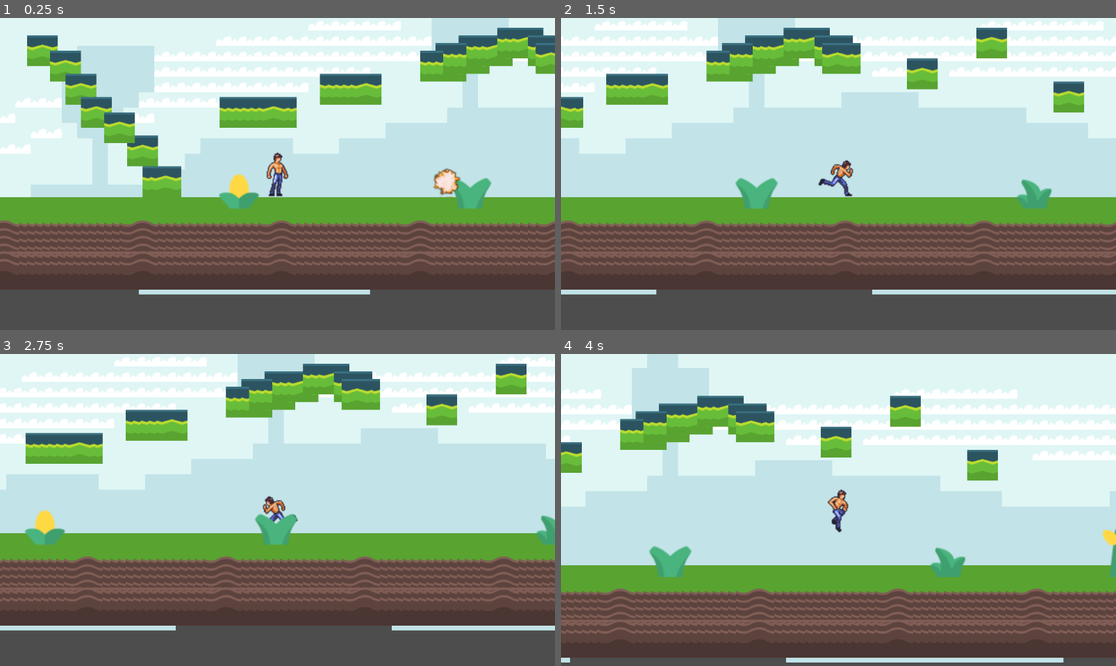
Above: before the commit, frames 1-4 (two rows, left to right).
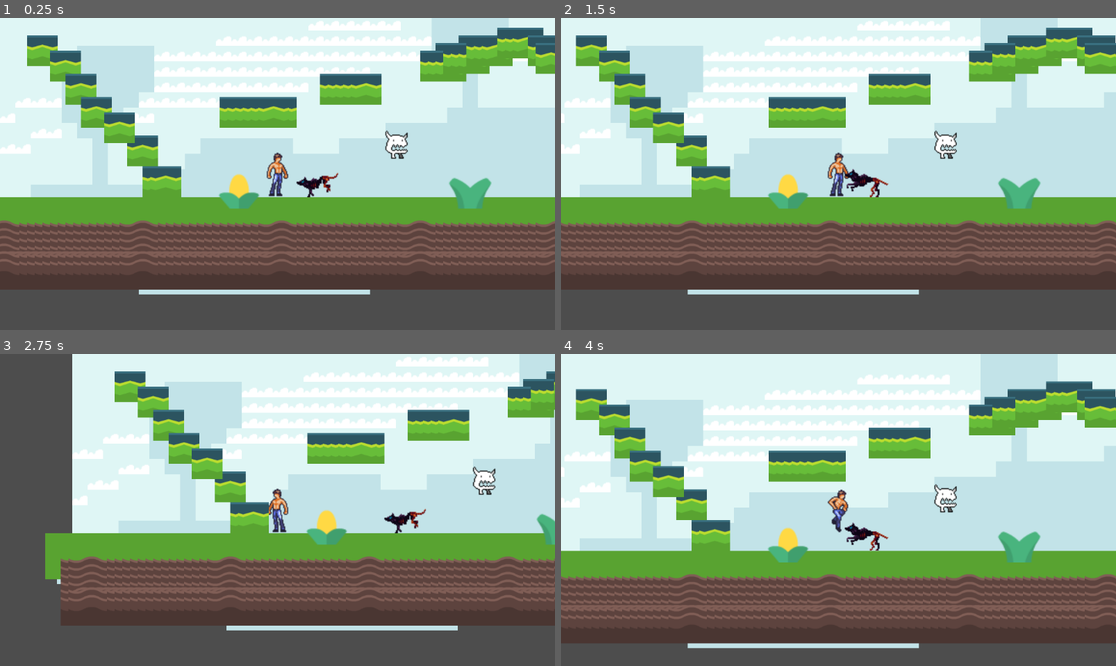
Above: after the commit, the same moments.

Repository: Allan-Mance/2D-Platformer
Game: Godot game, scene res://game.tscn
Two runs of this game, one before a commit and one after it. Both use one fixed random seed, a clock stepped at 60 frames per second and the inputs below.
Inputs:
- Up to frame 1 (0.25 s): no input
- Up to frame 2 (1.5 s): hold D (Right) from 0.53 s (still down); tap Space (Attack) at 0.6, 1.35 s; tap W (Jump) at 0.77 s
- Up to frame 3 (2.75 s): tap W (Jump) at 1.52 s; release D (Right) at 2.03 s; hold A (Left) from 2.03 s (still down); tap Space (Attack) at 2.1 s
- Up to frame 4 (4 s): release A (Left) at 2.78 s; hold D (Right) from 2.78 s (still down); tap Space (Attack) at 2.85, 3.6 s; tap W (Jump) at 3.02, 3.77 s

The runs differ from the first frame. In frame 1, 0.8% of the frame differs, in the area x 53-83%, y 36-58%; in frame 2, 36%; in frame 3, 43%; in frame 4, 53%, in the area x 0-100%, y 0-99%.

Commit message:
Add other monster

Diff:
--- /dev/null
+++ b/Enemy/CharacterBody2D.gd
@@ -0,0 +1,20 @@
+extends Node
+
+@onready var SM = get_parent()
+@onready var enemy = get_node("../..")
+
+func _ready():
+	await enemy.ready
+
+func start():
+	enemy.set_animation("Moving")
+
+func physics_process(_delta):
+	if enemy.should_attack():
+		SM.set_state("Attack")
+	else:
+		enemy.velocity.x = enemy.direction * enemy.walking
+		if enemy.position.x > enemy.path[1].x:
+			enemy.velocity.x = -1*abs(enemy.walking)
+		if enemy.position.x < enemy.path[0].x:
+			enemy.velocity.x = abs(enemy.velocity.x)
--- a/Enemy/Die.gd
+++ b/Enemy/Die.gd
@@ -5,7 +5,6 @@
 
 func _ready():
 	await enemy.ready
-	enemy.set_animation("Die")
 
 func start():
 	enemy.velocity = Vector2.ZERO
--- /dev/null
+++ b/Enemy/monster.tscn
@@ -0,0 +1,61 @@
+[gd_scene load_steps=10 format=3 uid="uid://cupfiba6i60a6"]
+
+[ext_resource type="Script" path="res://Enemy/CharacterBody2D.gd" id="1_tyvyi"]
+[ext_resource type="Texture2D" uid="uid://cgkyodv47oyqq" path="res://Assets/mon1_sprite.png" id="2_jrjk3"]
+
+[sub_resource type="AtlasTexture" id="AtlasTexture_qsfiq"]
+atlas = ExtResource("2_jrjk3")
+region = Rect2(0, 0, 50, 50)
+
+[sub_resource type="AtlasTexture" id="AtlasTexture_bd2ru"]
+atlas = ExtResource("2_jrjk3")
+region = Rect2(50, 0, 50, 50)
+
+[sub_resource type="AtlasTexture" id="AtlasTexture_p0xks"]
+atlas = ExtResource("2_jrjk3")
+region = Rect2(100, 0, 50, 50)
+
+[sub_resource type="AtlasTexture" id="AtlasTexture_b6ybu"]
+atlas = ExtResource("2_jrjk3")
+region = Rect2(150, 0, 50, 50)
+
+[sub_resource type="AtlasTexture" id="AtlasTexture_18a0p"]
+atlas = ExtResource("2_jrjk3")
+region = Rect2(200, 0, 50, 50)
+
+[sub_resource type="SpriteFrames" id="SpriteFrames_osn54"]
+animations = [{
+"frames": [{
+"duration": 1.0,
+"texture": SubResource("AtlasTexture_qsfiq")
+}, {
+"duration": 1.0,
+"texture": SubResource("AtlasTexture_bd2ru")
+}, {
+"duration": 1.0,
+"texture": SubResource("AtlasTexture_p0xks")
+}, {
+"duration": 1.0,
+"texture": SubResource("AtlasTexture_b6ybu")
+}, {
+"duration": 1.0,
+"texture": SubResource("AtlasTexture_18a0p")
+}],
+"loop": true,
+"name": &"Moving",
+"speed": 5.0
+}]
+
+[sub_resource type="RectangleShape2D" id="RectangleShape2D_v6oos"]
+size = Vector2(24, 31)
+
+[node name="Monster" type="CharacterBody2D"]
+script = ExtResource("1_tyvyi")
+
+[node name="AnimatedSprite2D" type="AnimatedSprite2D" parent="."]
+sprite_frames = SubResource("SpriteFrames_osn54")
+animation = &"Moving"
+
+[node name="CollisionShape2D" type="CollisionShape2D" parent="."]
+position = Vector2(-2, 0.5)
+shape = SubResource("RectangleShape2D_v6oos")
--- a/Enemy/wolf.tscn
+++ b/Enemy/wolf.tscn
@@ -184,6 +184,7 @@
 sprite_frames = SubResource("SpriteFrames_acr70")
 animation = &"Moving"
 autoplay = "Moving"
+frame_progress = 0.964034
 
 [node name="CollisionShape2D" type="CollisionShape2D" parent="."]
 position = Vector2(1.5, 0.5)
--- a/Player/Player.gd
+++ b/Player/Player.gd
@@ -39,4 +39,5 @@
 	else:
 		velocity.x = move_toward(velocity.x, 0, SPEED)
 
+
 	move_and_slide()
--- a/Wolf.gd
+++ b/Wolf.gd
@@ -2,13 +2,13 @@
 
 @onready var SM = $StateMachine
 
-@export var walking = 500
+@export var walking = 300
 @export var running = 500
 @export var jump = 1200
 var direction = 1
 
 func _ready():
-	velocity.x = running
+	velocity.x = -running
 	SM.set_state("Move")
 
 func _physics_process(_delta):
@@ -27,9 +27,6 @@
 	if $AnimatedSprite2D.sprite_frames.has_animation(anim): $AnimatedSprite2D.play(anim)
 	else: $AnimatedSprite2D.play()
 
-func damage():
-	if SM.state_name != "Die":
-		SM.set_state("Die")
 
 func attack_target():
 	if $Attack.is_colliding():
@@ -39,10 +36,3 @@
 func _on_AnimatedSprite_animation_finished():
 	if SM.state_name == "Attack":
 		SM.set_state("Move")
-	if SM.state_name == "Die":
-		queue_free()
-
-
-func _on_Above_and_Below_body_entered(body):
-	if body.name == "Player" and SM.state_name != "Die":
-		body.die()
--- a/game.tscn
+++ b/game.tscn
@@ -6,6 +6,7 @@
 [ext_resource type="Texture2D" uid="uid://c87hu5t4j0waq" path="res://Assets/Tiles.png" id="4_0rbng"]
 [ext_resource type="Script" path="res://Camera2D.gd" id="5_8mbtu"]
 [ext_resource type="PackedScene" uid="uid://6ykcckl2l2c6" path="res://Enemy/wolf.tscn" id="6_wjpkr"]
+[ext_resource type="PackedScene" uid="uid://cupfiba6i60a6" path="res://Enemy/monster.tscn" id="7_g5ckm"]
 
 [sub_resource type="TileSetAtlasSource" id="TileSetAtlasSource_65r55"]
 texture = ExtResource("1_n6ff5")
@@ -1235,3 +1236,6 @@
 position = Vector2(50, 10)
 
 [node name="Wolf" parent="Enemy" instance=ExtResource("6_wjpkr")]
+
+[node name="Monster" parent="Enemy" instance=ExtResource("7_g5ckm")]
+position = Vector2(75, 11)
Binary file added: Assets/mon1_sprite.png
Not shown, added: Assets/mon1_sprite.png.import
Not shown: 1 places in game.tscn that only renumber resources
